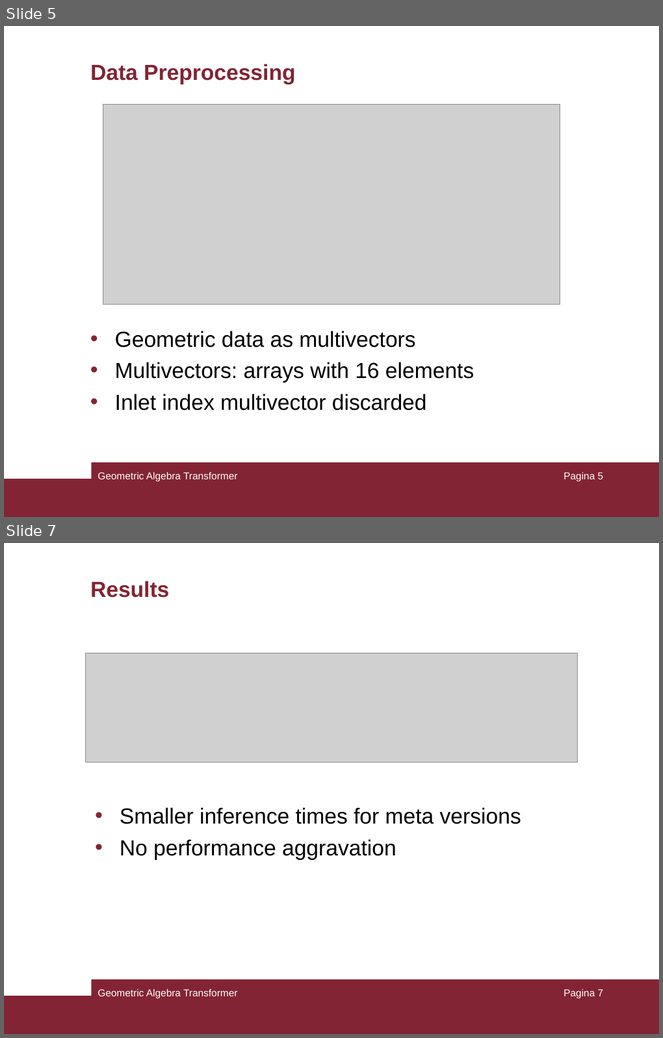
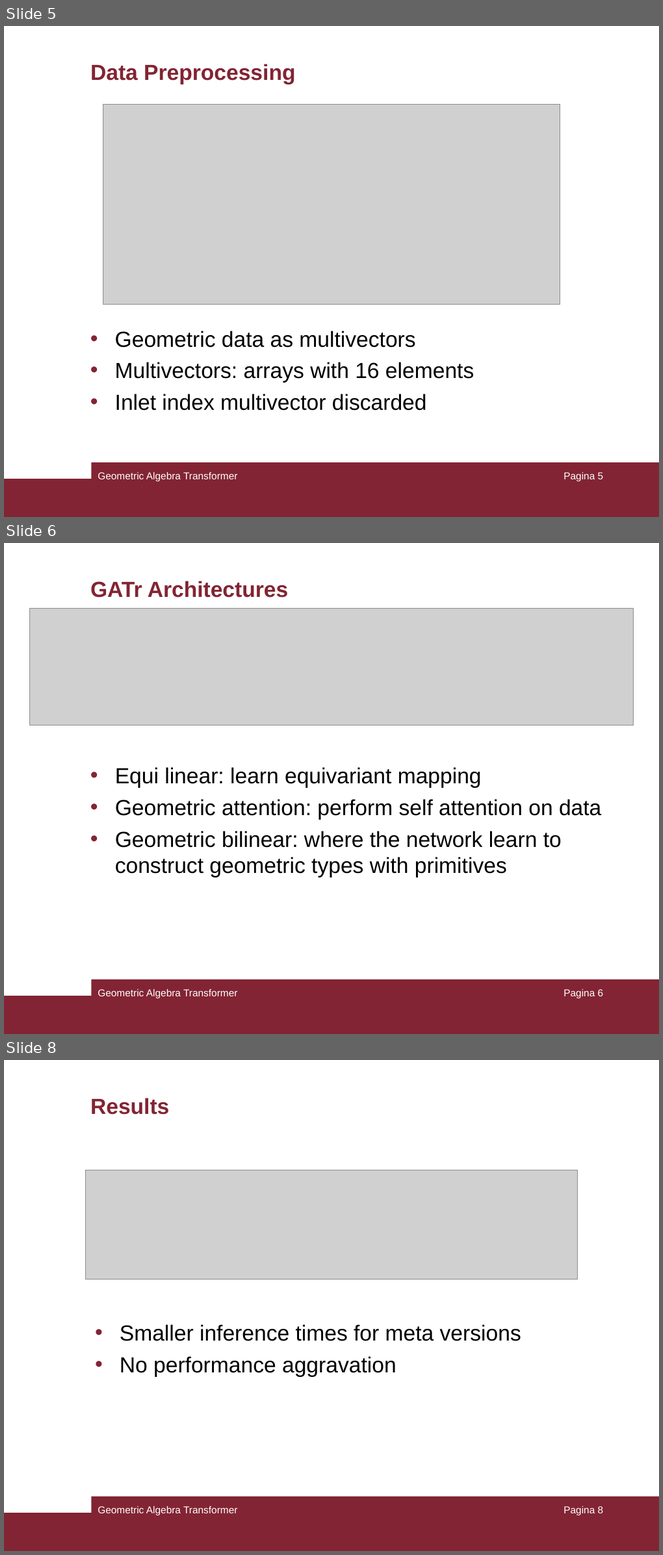
Before and after one commit to LorCir28/Geometric_Algebra_Transformer, a slide deck: presentation/presentation.ppt. Shown one above the other, each under a label of ours: slides 5 and 7 before the commit, slides 5, 6 and 8 after it; the slides between them are not shown. The pictures are 663x1038 and 663x1555 pixels, drawn with LibreOffice and Linux fonts; fonts in the diff are those of the drawing; grey boxes stand for pictures. Boxes give left, top, right and bottom in pixels: in the first picture for what was removed or moved away, otherwise in the second. Text is boxed around its words. In the diff, an @@ line names an element or a change of style, - is before the commit and + after.

Commit message:
Added slides on architectures

```diff
--- a/presentation/presentation.ppt
+++ b/presentation/presentation.ppt
@@ slide 6 added at <box>4,543,659,1034</box>, background #FFFFFF; not listed: 2 template elements that a slide beside it also shows @@
@@ title added at <box>90,581,289,598</box>, 24 pt, text #822433, bold @@
+GATr Architectures
@@ picture added at <box>29,609,633,725</box> @@
@@ text added at <box>115,767,601,878</box>, 24 pt, text #000000 @@
+• Equi linear: learn equivariant mapping
+• Geometric attention: perform self attention on data
+• Geometric bilinear: where the network learn to construct geometric types with primitives
@@ text added at <box>98,990,237,999</box>, 11 pt, text #FFFFFF @@
+Geometric Algebra Transformer
@@ page number added at <box>564,990,604,999</box>, 11 pt, text #FFFFFF @@
+Pagina 6
@@ what was slide 7 is now slide 8 @@
@@ page number at <box>564,1507,604,1516</box>: text changed @@
-Pagina 7
+Pagina 8
```
Also in this commit, not shown: 1 other slide added, 1 slide removed.
